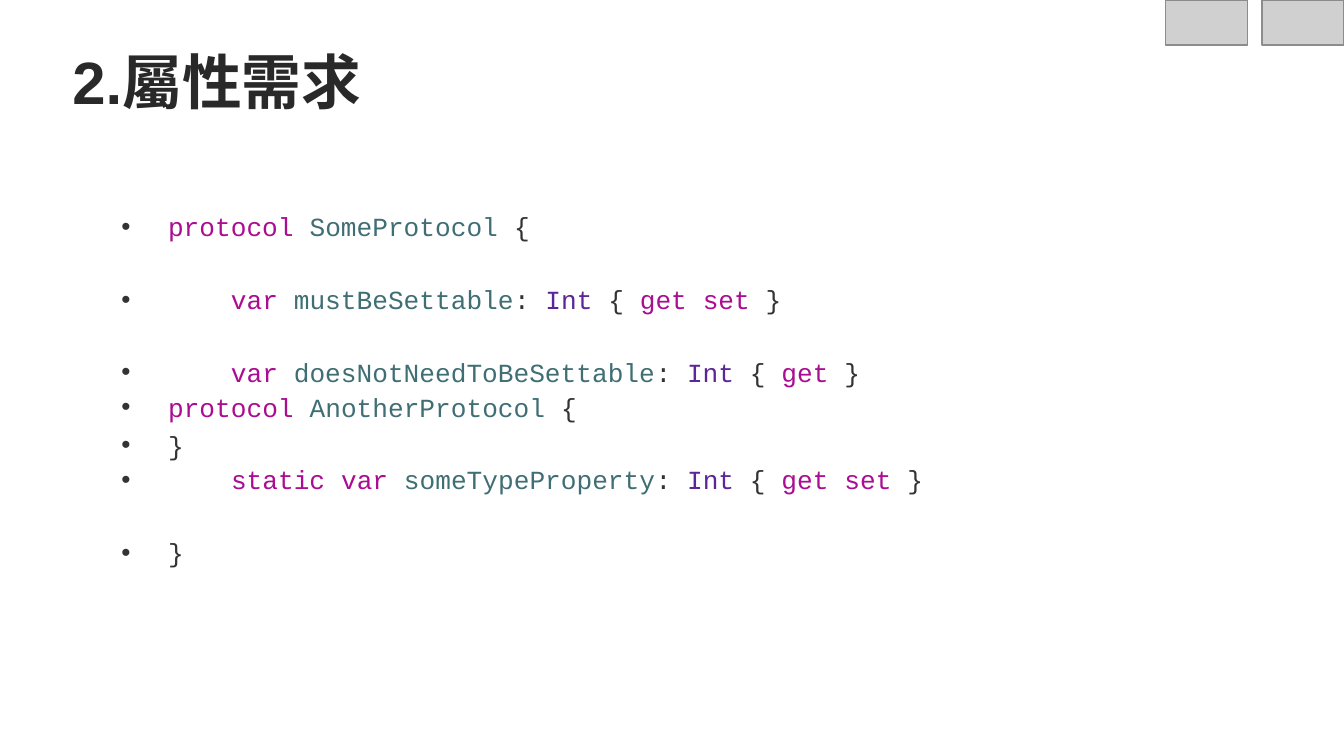
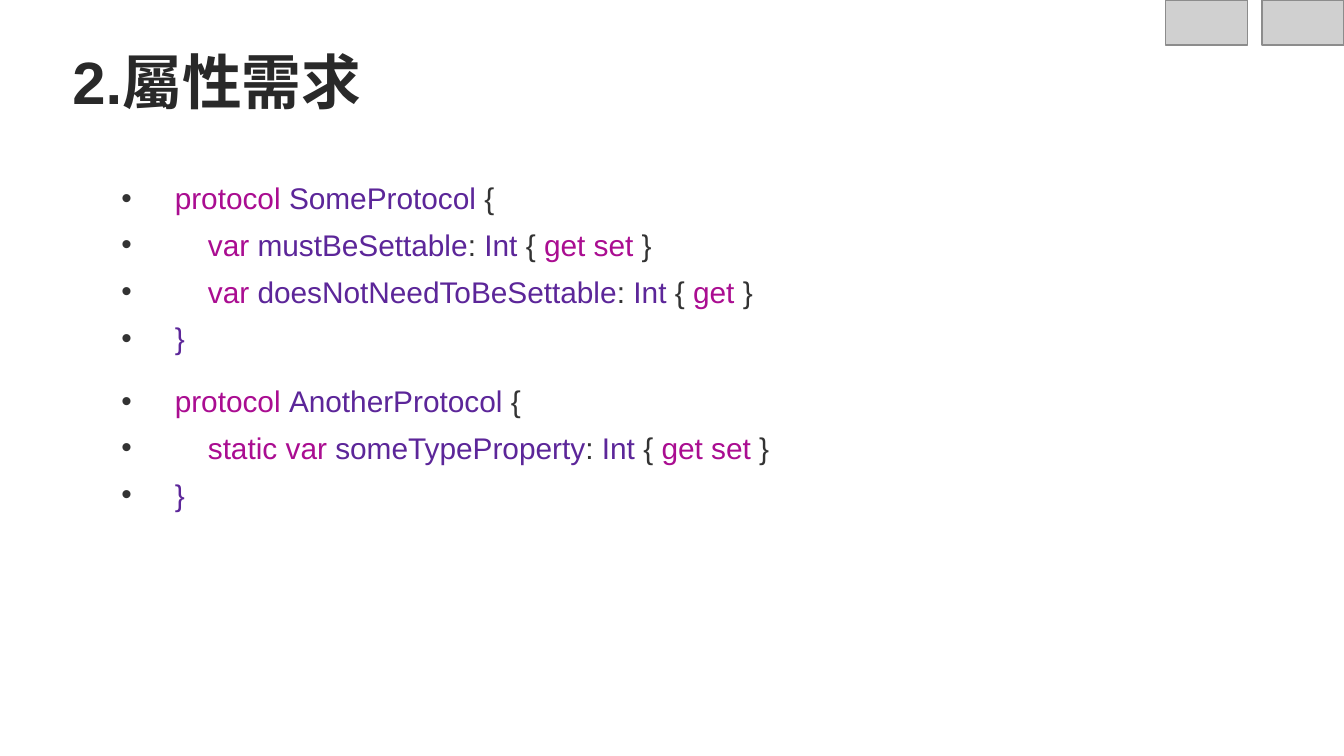
Before and after one commit to roberthsu2003/Iphone1, a slide deck: slide 4 of iOS行動程式基礎開發上架20堂課/第19堂專案練習/swift-協定.pptx. Drawn at 1344x756 pixels with LibreOffice and Linux fonts; fonts in the diff are those of the drawing; grey boxes stand for pictures; background and template pictures are left out. Boxes give left, top, right and bottom in pixels: in the first picture for what was removed or moved away, otherwise in the second. Text is boxed around its words. In the diff, an @@ line names an element or a change of style, - is before the commit and + after.

```diff
--- a/iOS行動程式基礎開發上架20堂課/第19堂專案練習/swift-協定.pptx
+++ b/iOS行動程式基礎開發上架20堂課/第19堂專案練習/swift-協定.pptx
@@ text "protocol SomeProtocol {" at <box>175,187,734,308</box>: size 14 to 16 pt, font Courier New to Arial; text colour #3F6E74 to #5C2699 in "SomeProtocol", "mustBeSettable:", "doesNotNeedToBeSettable:"; text colour #333333 to #5C2699 in "}"; indent changed; line spacing 39pt to 25pt @@
@@ text "protocol AnotherProtocol {": place and size @@
-text "protocol AnotherProtocol {" at <box>168,398,891,495</box>
+text "protocol AnotherProtocol {" at <box>175,390,751,464</box>
@@ text "protocol AnotherProtocol {" at <box>175,390,751,464</box>: size 14 to 16 pt, font Courier New to Arial; text colour #3F6E74 to #5C2699 in "AnotherProtocol", "someTypeProperty:"; text colour #333333 to #5C2699 in "}"; indent changed; line spacing 39pt to 25pt @@
```
Also in this commit, not shown: 17 other slides changed, 49 other files.
